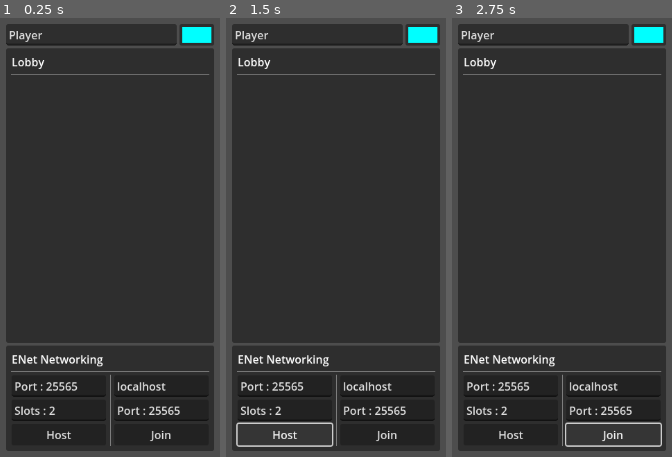
Above: before the commit, frames 1-3 (left to right).
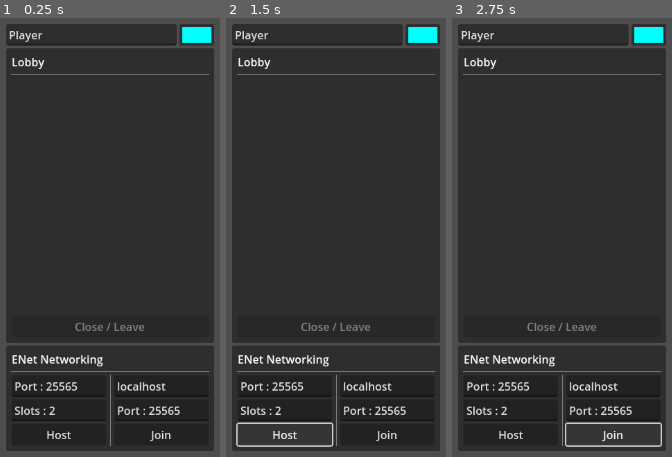
Above: after the commit, the same moments.

Repository: C12-H22-O11/sandbox_study
Game: Godot game, scene res://main.tscn
The game is run twice, just before and just after one commit, with the same random seed, the same clock (stepped at 60 frames per second) and the same inputs.
Inputs:
- Up to frame 1 (0.25 s): no input
- Up to frame 2 (1.5 s): tap Enter at 0.5 s; click "Host" at 1.25 s
- Up to frame 3 (2.75 s): click "Join" at 2 s

The runs differ from the first frame. In frame 1, 0.2% of the frame differs, in the area x 34-66%, y 69-72%; in frame 2, 0.2%; in frame 3, 0.2%.
Error before the commit: Assertion failed: Could not host ENet lobby (res://autoloads/e_net_network.gd:17)
Error after the commit: Assertion failed: Could not host ENet lobby (res://autoloads/e_net_network.gd:19)

Commit message:
Added ability to leave/close the lobby

Diff:
--- a/autoloads/e_net_network.gd
+++ b/autoloads/e_net_network.gd
@@ -9,6 +9,8 @@
 	multiplayer.peer_connected.connect(_on_peer_connected)
 	multiplayer.peer_disconnected.connect(_on_peer_disconnected)
 	multiplayer.server_disconnected.connect(_on_server_disconnected)
+
+	Lobby.closed.connect(_on_lobby_closed)
 
 
 func host(port: int, slots: int) -> void:
@@ -48,4 +50,8 @@
 	print("ENetNetwork: Server disconnected")
 	Lobby.close()
 
+func _on_lobby_closed() -> void:
+	if multiplayer.multiplayer_peer:
+		multiplayer.multiplayer_peer.close()
+
 #endregion
--- a/custom/nodes/member_label/member_label.gd
+++ b/custom/nodes/member_label/member_label.gd
@@ -7,10 +7,17 @@
 	self.member_id = member_id
 
 func _ready() -> void:
+	var self_marker := "" if multiplayer.get_unique_id() != member_id else " (Self)"
 	var member_name := Lobby.get_member_data(member_id, Lobby.MemberDataType.NAME) as String
-	text = "%s" % member_name
+	var member_color := Lobby.get_member_data(member_id, Lobby.MemberDataType.COLOR) as Color
+	text = "%s" % member_name + self_marker
+	modulate = member_color
 	Lobby.member_data_changed.connect(_on_member_data_changed)
 
 func _on_member_data_changed(member_id: int, data_type: Lobby.MemberDataType, value: Variant) -> void:
-	if self.member_id == member_id and data_type == Lobby.MemberDataType.NAME:
-		text = "%s" % value
+	if self.member_id == member_id:
+		if data_type == Lobby.MemberDataType.NAME:
+			var self_marker := "" if multiplayer.get_unique_id() != member_id else " (Self)"
+			text = "%s" % value + self_marker
+		if data_type == Lobby.MemberDataType.COLOR:
+			modulate = value
--- a/main.tscn
+++ b/main.tscn
@@ -52,10 +52,13 @@
 custom_minimum_size = Vector2(50, 0)
 layout_mode = 2
 
-[node name="LobbyUI" type="PanelContainer" parent="Menu/MarginContainer/VBoxContainer"]
+[node name="LobbyUI" type="PanelContainer" parent="Menu/MarginContainer/VBoxContainer" node_paths=PackedStringArray("member_container", "close_button")]
 custom_minimum_size = Vector2(300, 0)
 layout_mode = 2
 size_flags_vertical = 3
+script = ExtResource("1_ss22t")
+member_container = NodePath("MarginContainer/VBoxContainer/ScrollContainer/MarginContainer/MemberContainer")
+close_button = NodePath("MarginContainer/VBoxContainer/CloseButton")
 
 [node name="MarginContainer" type="MarginContainer" parent="Menu/MarginContainer/VBoxContainer/LobbyUI"]
 layout_mode = 2
@@ -87,10 +90,13 @@
 theme_override_constants/margin_right = 4
 theme_override_constants/margin_bottom = 4
 
-[node name="VBoxContainer" type="VBoxContainer" parent="Menu/MarginContainer/VBoxContainer/LobbyUI/MarginContainer/VBoxContainer/ScrollContainer/MarginContainer" node_paths=PackedStringArray("member_container")]
+[node name="MemberContainer" type="VBoxContainer" parent="Menu/MarginContainer/VBoxContainer/LobbyUI/MarginContainer/VBoxContainer/ScrollContainer/MarginContainer"]
 layout_mode = 2
-script = ExtResource("1_ss22t")
-member_container = NodePath(".")
+
+[node name="CloseButton" type="Button" parent="Menu/MarginContainer/VBoxContainer/LobbyUI/MarginContainer/VBoxContainer"]
+layout_mode = 2
+disabled = true
+text = "Close / Leave"
 
 [node name="NetworkUI" type="PanelContainer" parent="Menu/MarginContainer/VBoxContainer" node_paths=PackedStringArray("host_port_spin_box", "slots_spin_box", "host_button", "ip_adress_line_edit", "join_port_spin_box", "join_button")]
 custom_minimum_size = Vector2(300, 0)
--- a/scenes/UI/lobby_ui/lobby_ui.gd
+++ b/scenes/UI/lobby_ui/lobby_ui.gd
@@ -1,6 +1,7 @@
-extends VBoxContainer
+extends PanelContainer
 
 @export var member_container: Container
+@export var close_button: Button
 
 
 func _ready() -> void:
@@ -8,6 +9,7 @@
 	Lobby.closed.connect(_on_lobby_closed)
 	Lobby.member_registered.connect(_on_member_registered)
 	Lobby.member_unregistered.connect(_on_member_unregistered)
+	close_button.pressed.connect(_on_close_button_pressed)
 
 
 func fill() -> void:
@@ -36,9 +38,11 @@
 
 func _on_lobby_initialized() -> void:
 	fill()
+	close_button.disabled = false
 
 func _on_lobby_closed() -> void:
 	clear()
+	close_button.disabled = true
 
 func _on_member_registered(member_id: int) -> void:
 	add_member(member_id)
@@ -46,4 +50,7 @@
 func _on_member_unregistered(member_id: int) -> void:
 	remove_member(member_id)
 
+func _on_close_button_pressed() -> void:
+	Lobby.close()
+
 #endregion
